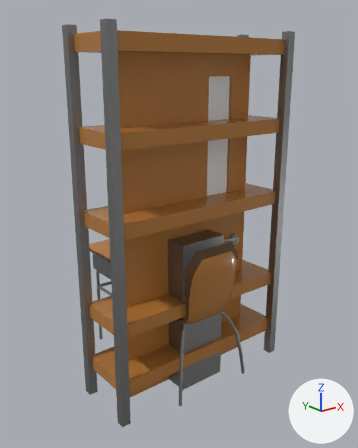
The FBX model Multiple_Solution_and_Progression/Assets/Models/Furnitures.fbx as it was, and as the next commit left it.
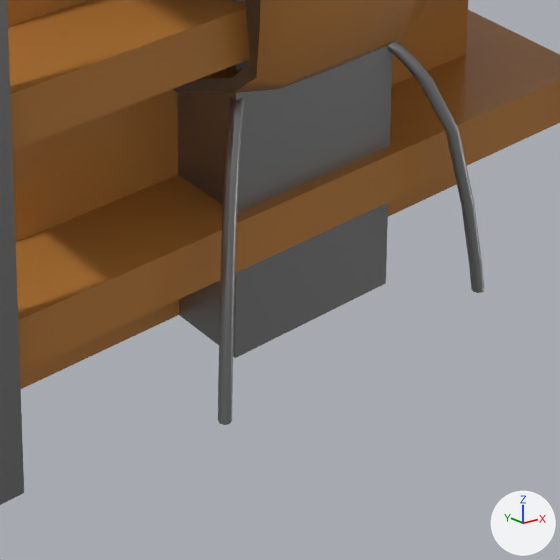
Each version appears first whole from a 50 mm camera at (-1.732, -2.09, 1.805) aimed at (0.071, 0.164, 0.904), and next in a close-up on the part from 35% to 74% of the width and 67% to 98% of the height. Lighting does not change. The marker at lower right points along +X, +Y and +Z. Where no turn or scale is listed for an object, it has been applied to the vertices.

Names of what the first close-up shows: 'Classroom_door', 'Double_tier_locker', 'Shelf', 'Student_chair'.
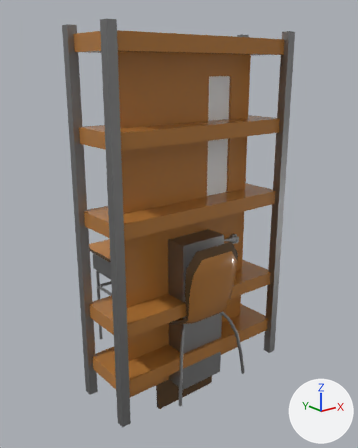
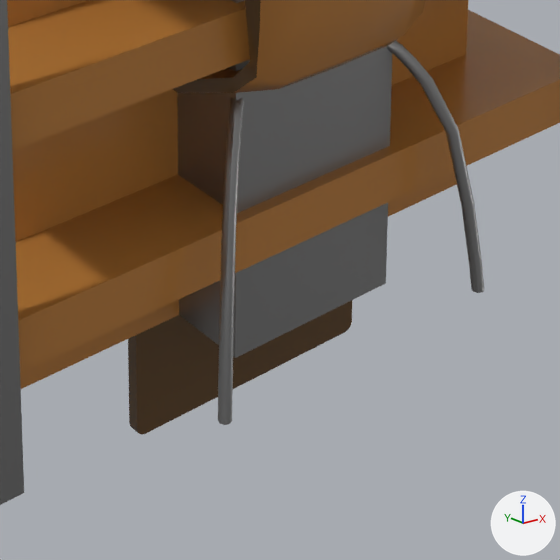
Commit message: Make calendar

Edits to the bpy script that builds the scene:
```text
Add me_calendar:
    me_calendar.from_pydata(...)  # 44 vertices, 38 faces; spans x -0.22..0.22, y 0.0..0.02, z -0.195..0.195
    # faces by material slot: [1, 37]
    me_calendar.materials.append(mat_glass)  # white #e7e7e7
    me_calendar.materials.append(mat_dark_wood)  # brown #5c401f
Add ob_calendar:
    ob_calendar = bpy.data.objects.new('Calendar', me_calendar)
    ob_calendar.location = (0.0, 0.0, 0.0)
```

Boxes [x1, y1, x2, y2] around the edits, measured in the close-ups (560 x 560 px):
'Calendar', added (brown)
    after: [128, 300, 352, 435]
